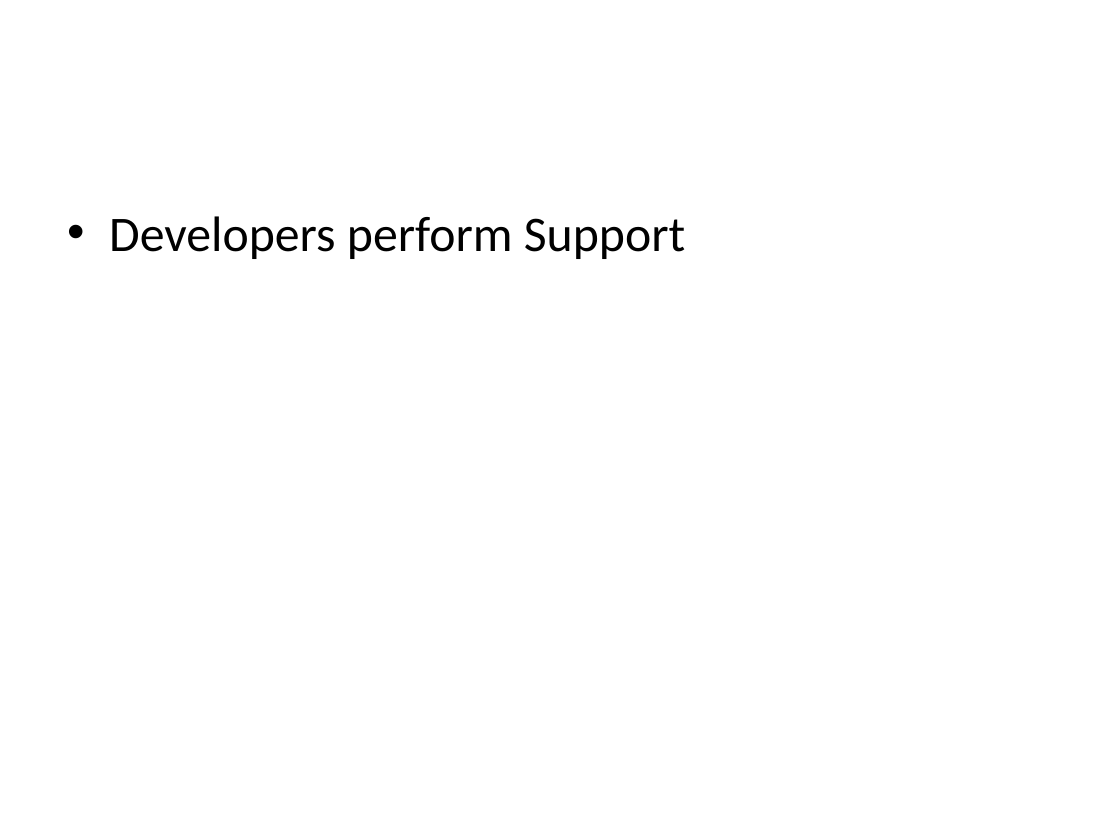
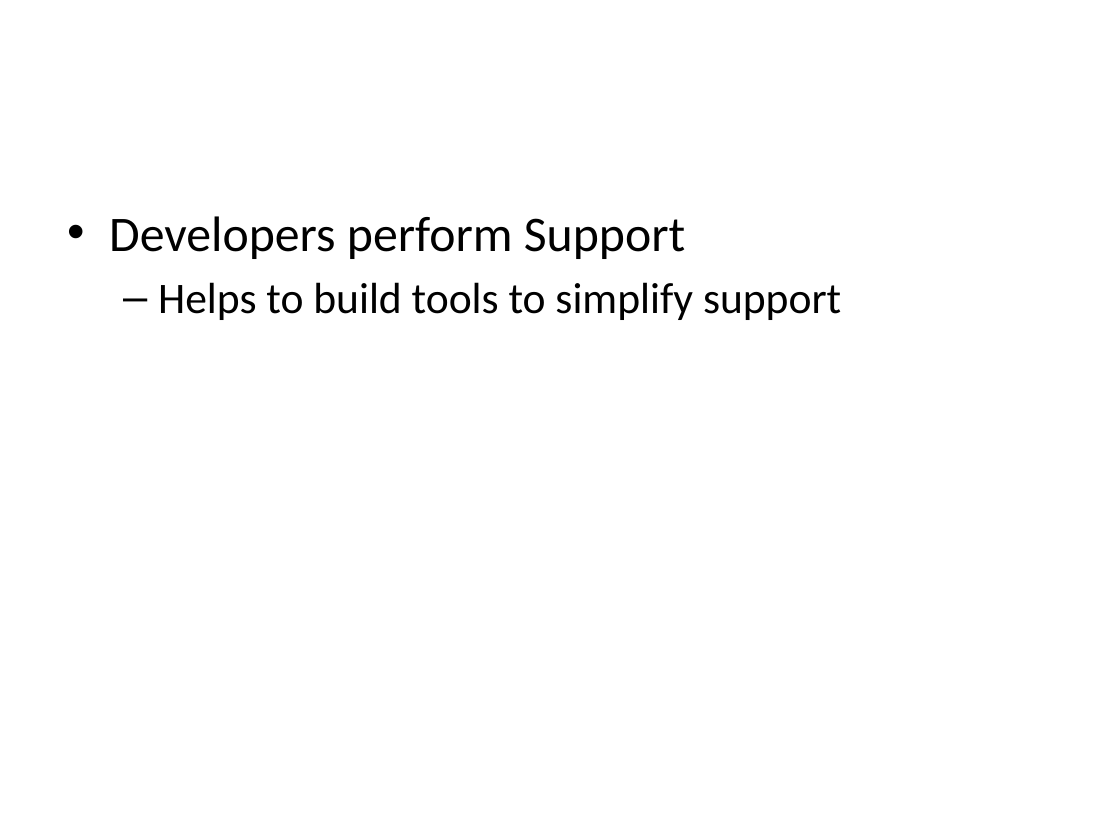
Before and after one commit to vitali-kviatkouski/personal, a slide deck: slide 20 of Microservices.pptx (slide 15 before the commit). Drawn at 1120x840 pixels with LibreOffice and Linux fonts; fonts in the diff are those of the drawing. Boxes give left, top, right and bottom in pixels: in the first picture for what was removed or moved away, otherwise in the second. Text is boxed around its words. In the diff, an @@ line names an element or a change of style, - is before the commit and + after.

```diff
--- a/Microservices.pptx
+++ b/Microservices.pptx
@@ text at <box>158,282,841,320</box>: paragraph added @@
+  – Helps to build tools to simplify support
```
Also in this commit, not shown: 7 other slides changed, 6 slides added, 1 slide removed.
